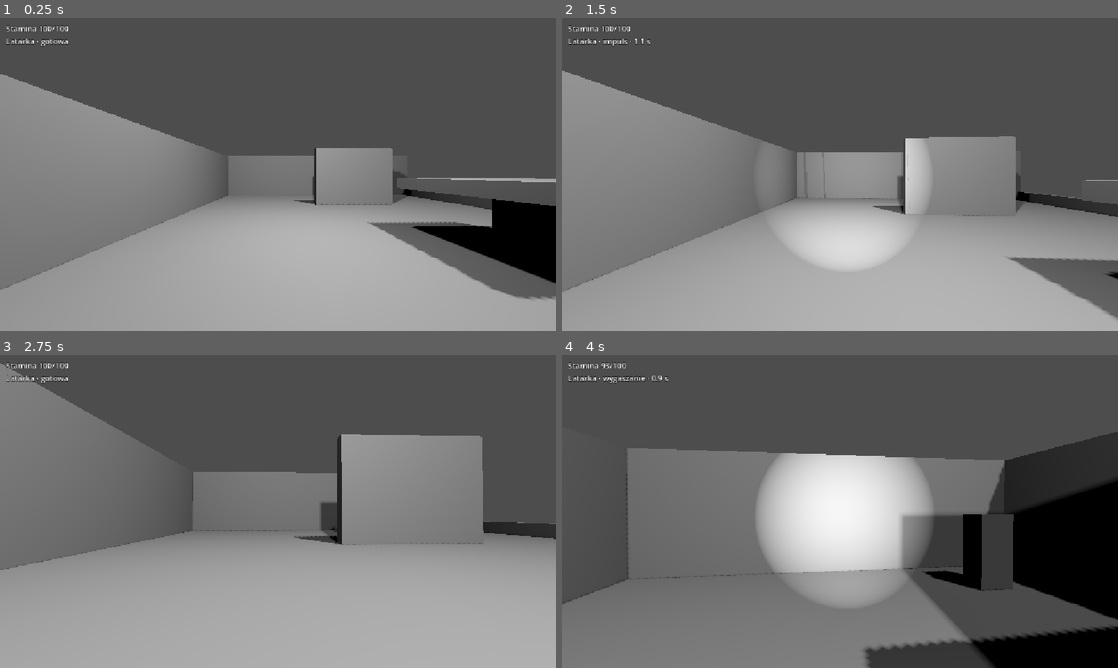
Above: before the commit, frames 1-4 (two rows, left to right).
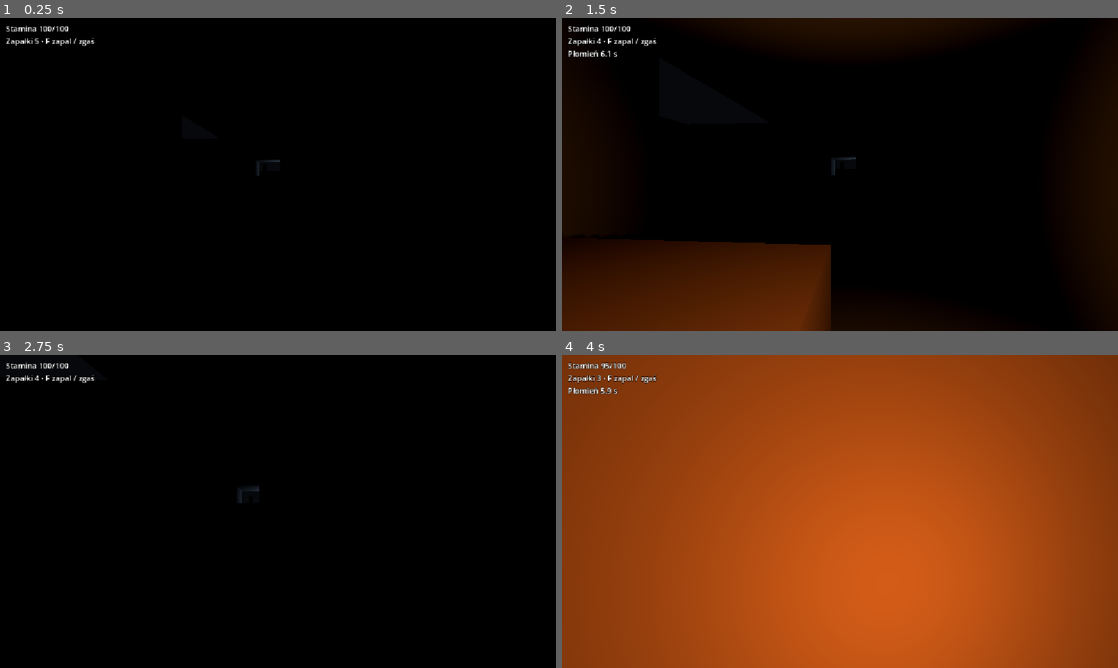
Above: after the commit, the same moments.

Repository: dawidseipold/blind-step
Game: Godot game, scene res://light_course.tscn
Two runs of this game, one before a commit and one after it. Both use one fixed random seed, a clock stepped at 60 frames per second and the inputs below. Before the commit the project starts from res://bench.tscn.
Inputs (mouse positions are in pixels of both pictures, inside the frame that each line leads up to):
- Up to frame 1 (0.25 s): no input
- Up to frame 2 (1.5 s): tap Enter at 0.5 s; move the mouse to (867, 174) at 0.52 s; hold F (flashlight) 0.53-1.28 s; hold W (walk_forward) from 0.53 s (still down); click (867, 174) at 0.67 s; tap R (replace_cell, bound only after the commit) at 0.8, 1.35 s; move the mouse to (812, 174) at 1.27 s; click (812, 174) at 1.42 s
- Up to frame 3 (2.75 s): keep holding W (walk_forward); tap F (flashlight) at 1.55 s; move the mouse to (289, 505) at 2.02 s; hold Ctrl (crouch) from 2.03 s (still down); click (289, 505) at 2.17 s; tap R (replace_cell, bound only after the commit) at 2.3 s
- Up to frame 4 (4 s): keep holding W (walk_forward); move the mouse to (834, 517) at 2.77 s; release Ctrl (crouch) at 2.78 s; tap F (flashlight) at 2.85 s; click (834, 517) at 2.92 s; move the mouse to (878, 514) at 3.52 s; hold Shift (sprint) from 3.53 s (still down); click (878, 514) at 3.67 s; tap R (replace_cell, bound only after the commit) at 3.8 s

The runs differ from the first frame. In frame 1, 97% of the frame differs, in the area x 0-100%, y 0-100%; in frame 2, 100%; in frame 3, 100%; in frame 4, 100%.

Commit message:
Dodaj korytarz, zapałki, wymienne ogniwa i pamięć oświetlonych powierzchni

Diff:
--- a/game/blind-step/bench_readout.gd
+++ b/game/blind-step/bench_readout.gd
@@ -12,11 +12,12 @@
 			lines.append("Ślizg")
 		if player.reserve_wait:
 			lines.append("Rezerwa · dłuższy odpoczynek")
-		if lamp.remaining > 0.0:
-			var phase := "impuls" if lamp.remaining > lamp.fade_seconds else "wygaszanie"
-			lines.append("Latarka · %s · %.1f s" % [phase, lamp.remaining])
+		if lamp.has_torch:
+			lines.append("Latarka %d%% · zapas %d · F światło / R bateria" % [ceili(100.0 * lamp.charge / lamp.cell_seconds), lamp.spare_cells])
 		else:
-			lines.append("Latarka · gotowa")
+			lines.append("Zapałki %d · F zapal / zgaś" % lamp.matches)
+			if lamp.burn_left > 0.0:
+				lines.append("Płomień %.1f s" % lamp.burn_left)
 		text = "\n".join(lines)
 
 func _unhandled_key_input(event: InputEvent) -> void:
--- a/game/blind-step/flashlight.gd
+++ b/game/blind-step/flashlight.gd
@@ -1,25 +1,44 @@
 extends SpotLight3D
 
-@export_range(0.1, 5.0, 0.1) var hold_seconds := 1.0
-@export_range(0.1, 5.0, 0.1) var fade_seconds := 1.0
-
-@onready var peak_energy := light_energy
-var remaining := 0.0
+@export_range(1, 20) var matches := 5
+@export_range(1.0, 30.0) var burn_seconds := 7.0
+@export_range(1.0, 120.0) var cell_seconds := 25.0
+@export_range(0, 10) var spare_cells := 2
+@onready var charge := cell_seconds
+@onready var flame: OmniLight3D = $Match
+var burn_left := 0.0
+var has_torch := false
 
 func _ready() -> void:
-	hide()
-	set_process(false)
+	light_energy = 0.0
+	flame.hide()
+
+func equip_torch() -> void:
+	if not has_torch:
+		burn_left = 0.0
+		flame.hide()
+		has_torch = true
 
 func _unhandled_input(event: InputEvent) -> void:
-	if event.is_action_pressed("flashlight") and remaining <= 0.0:
-		remaining = hold_seconds + fade_seconds
-		light_energy = peak_energy
-		show()
-		set_process(true)
+	if event.is_action_pressed("flashlight"):
+		if has_torch:
+			light_energy = 4.0 if light_energy == 0.0 and charge > 0.0 else 0.0
+		elif burn_left > 0.0:
+			burn_left = 0.0
+			flame.hide()
+		elif matches > 0:
+			matches -= 1
+			burn_left = burn_seconds
+			flame.show()
+	elif event.is_action_pressed("replace_cell") and has_torch and spare_cells > 0 and charge < cell_seconds:
+		spare_cells -= 1
+		charge = cell_seconds
 
-func _process(delta: float) -> void:
-	remaining = maxf(0.0, remaining - delta)
-	light_energy = peak_energy * smoothstep(0.0, fade_seconds, remaining)
-	if remaining <= 0.0:
-		hide()
-		set_process(false)
+func _physics_process(delta: float) -> void:
+	if burn_left > 0.0:
+		burn_left = maxf(0.0, burn_left - delta)
+		flame.visible = burn_left > 0.0
+	elif light_energy > 0.0:
+		charge = maxf(0.0, charge - delta)
+		if charge <= 0.0:
+			light_energy = 0.0
--- /dev/null
+++ b/game/blind-step/light_course.gd
@@ -0,0 +1,117 @@
+extends Node3D
+
+const Player = preload("res://player.gd")
+const Lamp = preload("res://flashlight.gd")
+const ATLAS_WIDTH := 128
+const SPACING := 0.45
+const SAMPLE_INTERVAL := 0.1
+@onready var player: Player = $PlayerSpawn/Player
+@onready var lamp: Lamp = player.get_node("Camera3D/Flashlight")
+var points := PackedVector3Array()
+var normals := PackedVector3Array()
+var colors := PackedColorArray()
+var coordinates := PackedVector2Array()
+var triangles := PackedInt32Array()
+var exposure: Image
+var exposure_texture: ImageTexture
+var material := ShaderMaterial.new()
+var elapsed := 0.0
+var until_sample := 0.0
+var previous_source := 0
+
+func _ready() -> void:
+	# Authored box colliders also define the surfaces used by the light-memory pass.
+	for child in $Geometry.get_children():
+		var collider := child as CollisionShape3D
+		var size := (collider.shape as BoxShape3D).size
+		for axis in [Vector3.RIGHT, Vector3.UP, Vector3.BACK]:
+			build_face(collider.position, size, axis, collider.name)
+			build_face(collider.position, size, -axis, collider.name)
+	var arrays := []
+	arrays.resize(Mesh.ARRAY_MAX)
+	arrays[Mesh.ARRAY_VERTEX] = points
+	arrays[Mesh.ARRAY_NORMAL] = normals
+	arrays[Mesh.ARRAY_COLOR] = colors
+	arrays[Mesh.ARRAY_TEX_UV2] = coordinates
+	arrays[Mesh.ARRAY_INDEX] = triangles
+	var mesh := ArrayMesh.new()
+	mesh.add_surface_from_arrays(Mesh.PRIMITIVE_TRIANGLES, arrays)
+	exposure = Image.create_empty(ATLAS_WIDTH, ceili(float(points.size()) / ATLAS_WIDTH), false, Image.FORMAT_RGBAF)
+	exposure.fill(Color(0, 0, 0, 0))
+	exposure_texture = ImageTexture.create_from_image(exposure)
+	material.shader = preload("res://surface_memory.gdshader")
+	material.set_shader_parameter("exposure_map", exposure_texture)
+	$Surfaces.mesh = mesh
+	$Surfaces.material_override = material
+
+func build_face(center: Vector3, size: Vector3, normal: Vector3, object_name: String) -> void:
+	var u := Vector3.RIGHT if normal.x == 0 else Vector3.BACK
+	var v := u.cross(normal)
+	var width := size.dot(u.abs())
+	var height := size.dot(v.abs())
+	var nx := maxi(1, ceili(width / SPACING))
+	var ny := maxi(1, ceili(height / SPACING))
+	var origin := center + normal * size.dot(normal.abs()) * 0.5 - (u * width + v * height) * 0.5
+	var tint := Color(0.37, 0.39, 0.40)
+	if object_name.contains("Floor"):
+		tint = Color(0.23, 0.25, 0.26)
+	elif object_name.begins_with("Crate") or object_name.begins_with("Shelf"):
+		tint = Color(0.42, 0.31, 0.21)
+	for y in range(ny + 1):
+		for x in range(nx + 1):
+			var i := points.size()
+			points.append(origin + u * width * x / nx + v * height * y / ny)
+			normals.append(normal)
+			colors.append(tint)
+			coordinates.append(Vector2(i % ATLAS_WIDTH, floori(float(i) / ATLAS_WIDTH)))
+			if x < nx and y < ny:
+				triangles.append_array(PackedInt32Array([i, i+1, i+nx+1, i+1, i+nx+2, i+nx+1]))
+
+func _physics_process(delta: float) -> void:
+	elapsed += delta
+	material.set_shader_parameter("clock_seconds", elapsed)
+	if player.global_position.z < -19.5:
+		lamp.equip_torch()
+	var source := 0
+	if lamp.burn_left > 0.0:
+		source = 1
+	elif lamp.light_energy > 0.0:
+		source = 2
+	until_sample -= delta
+	if source != 0 and (source != previous_source or until_sample <= 0.0):
+		record_light(source == 2)
+		until_sample = SAMPLE_INTERVAL
+	previous_source = source
+
+func record_light(torch: bool) -> void:
+	var light_position := lamp.global_position
+	var forward := -lamp.global_basis.z
+	var reach := lamp.spot_range if torch else lamp.flame.omni_range
+	var cutoff := cos(deg_to_rad(lamp.spot_angle))
+	var space := get_world_3d().direct_space_state
+	var query := PhysicsRayQueryParameters3D.new()
+	query.from = light_position
+	query.exclude = [player.get_rid()]
+	for i in range(points.size()):
+		var offset := points[i] - light_position
+		if offset.length_squared() > reach * reach or normals[i].dot(offset) >= 0.0:
+			continue
+		if torch and forward.dot(offset.normalized()) < cutoff:
+			continue
+		query.to = points[i] + normals[i] * 0.015
+		if not space.intersect_ray(query).is_empty():
+			continue
+		var x := i % ATLAS_WIDTH
+		var y := floori(float(i) / ATLAS_WIDTH)
+		var stamp := exposure.get_pixel(x, y)
+		var strength := 1.0 - smoothstep(reach * 0.35, reach, offset.length())
+		if torch:
+			strength *= smoothstep(cutoff, minf(1.0, cutoff + 0.035), forward.dot(offset.normalized()))
+			if strength >= stamp.a * clampf((stamp.g - elapsed) / 3.5, 0.0, 1.0):
+				stamp.g = elapsed + 3.5
+				stamp.a = strength
+		elif strength >= stamp.b * clampf((stamp.r - elapsed) / 1.8, 0.0, 1.0):
+			stamp.r = elapsed + 1.8
+			stamp.b = strength
+		exposure.set_pixel(x, y, stamp)
+	exposure_texture.update(exposure)
--- /dev/null
+++ b/game/blind-step/light_course.tscn
@@ -0,0 +1,234 @@
+[gd_scene format=3]
+
+[ext_resource type="Script" path="res://light_course.gd" id="Course"]
+[ext_resource type="PackedScene" path="res://player.tscn" id="Player"]
+[ext_resource type="Script" path="res://bench_readout.gd" id="Readout"]
+
+[sub_resource type="Environment" id="Night"]
+background_mode = 1
+background_color = Color(0.025, 0.032, 0.042, 1)
+ambient_light_source = 2
+ambient_light_color = Color(0.15, 0.18, 0.22, 1)
+ambient_light_energy = 0.13
+reflected_light_source = 1
+
+[sub_resource type="BoxShape3D" id="HallFloor"]
+size = Vector3(5, 0.4, 28)
+
+[sub_resource type="BoxShape3D" id="Ceiling"]
+size = Vector3(5, 0.3, 28)
+
+[sub_resource type="BoxShape3D" id="StartWall"]
+size = Vector3(5, 3.2, 0.3)
+
+[sub_resource type="BoxShape3D" id="WestNear"]
+size = Vector3(0.3, 3.2, 8)
+
+[sub_resource type="BoxShape3D" id="WestFar"]
+size = Vector3(0.3, 3.2, 16)
+
+[sub_resource type="BoxShape3D" id="WestNookFloor"]
+size = Vector3(3, 0.4, 4)
+
+[sub_resource type="BoxShape3D" id="WestNookBack"]
+size = Vector3(0.3, 3.2, 4)
+
+[sub_resource type="BoxShape3D" id="WestNookA"]
+size = Vector3(3, 3.2, 0.3)
+
+[sub_resource type="BoxShape3D" id="WestNookB"]
+size = Vector3(3, 3.2, 0.3)
+
+[sub_resource type="BoxShape3D" id="EastNear"]
+size = Vector3(0.3, 3.2, 17)
+
+[sub_resource type="BoxShape3D" id="EastFar"]
+size = Vector3(0.3, 3.2, 8)
+
+[sub_resource type="BoxShape3D" id="EastNookFloor"]
+size = Vector3(3, 0.4, 3)
+
+[sub_resource type="BoxShape3D" id="EastNookBack"]
+size = Vector3(0.3, 3.2, 3)
+
+[sub_resource type="BoxShape3D" id="EastNookA"]
+size = Vector3(3, 3.2, 0.3)
+
+[sub_resource type="BoxShape3D" id="EastNookB"]
+size = Vector3(3, 3.2, 0.3)
+
+[sub_resource type="BoxShape3D" id="CrateNear"]
+size = Vector3(2.4, 1.1, 1.1)
+
+[sub_resource type="BoxShape3D" id="ShelfTurn"]
+size = Vector3(2.3, 2.5, 0.85)
+
+[sub_resource type="BoxShape3D" id="CrateDeep"]
+size = Vector3(2.7, 1.5, 1.3)
+
+[sub_resource type="BoxShape3D" id="ShelfLintel"]
+size = Vector3(1.7, 1.1, 1.4)
+
+[sub_resource type="BoxShape3D" id="YardFloor"]
+size = Vector3(15, 0.4, 16)
+
+[sub_resource type="BoxShape3D" id="PalePost"]
+size = Vector3(0.5, 3.2, 0.5)
+
+[sub_resource type="BoxShape3D" id="CrateOuter"]
+size = Vector3(2, 1.2, 2)
+
+[sub_resource type="BoxShape3D" id="FenceEnd"]
+size = Vector3(15, 2.4, 0.25)
+
+[sub_resource type="BoxShape3D" id="FenceL"]
+size = Vector3(0.25, 2.4, 16)
+
+[sub_resource type="BoxShape3D" id="FenceR"]
+size = Vector3(0.25, 2.4, 16)
+
+[sub_resource type="BoxShape3D" id="FenceEntranceL"]
+size = Vector3(5, 2.4, 0.25)
+
+[sub_resource type="BoxShape3D" id="FenceEntranceR"]
+size = Vector3(5, 2.4, 0.25)
+
+[node name="LightCourse" type="Node3D"]
+script = ExtResource("Course")
+
+[node name="Environment" type="WorldEnvironment" parent="."]
+environment = SubResource("Night")
+
+[node name="ExitLight" type="OmniLight3D" parent="."]
+position = Vector3(0, 2.3, -20.5)
+light_color = Color(0.63, 0.73, 0.86, 1)
+light_energy = 0.6
+omni_range = 5.0
+shadow_enabled = true
+
+[node name="Geometry" type="StaticBody3D" parent="."]
+
+[node name="HallFloor" type="CollisionShape3D" parent="Geometry"]
+position = Vector3(0, -0.2, -6)
+shape = SubResource("HallFloor")
+
+[node name="Ceiling" type="CollisionShape3D" parent="Geometry"]
+position = Vector3(0, 3.3, -6)
+shape = SubResource("Ceiling")
+
+[node name="StartWall" type="CollisionShape3D" parent="Geometry"]
+position = Vector3(0, 1.6, 8)
+shape = SubResource("StartWall")
+
+[node name="WestNear" type="CollisionShape3D" parent="Geometry"]
+position = Vector3(-2.5, 1.6, 4)
+shape = SubResource("WestNear")
+
+[node name="WestFar" type="CollisionShape3D" parent="Geometry"]
+position = Vector3(-2.5, 1.6, -12)
+shape = SubResource("WestFar")
+
+[node name="WestNookFloor" type="CollisionShape3D" parent="Geometry"]
+position = Vector3(-4, -0.2, -2)
+shape = SubResource("WestNookFloor")
+
+[node name="WestNookBack" type="CollisionShape3D" parent="Geometry"]
+position = Vector3(-5.5, 1.6, -2)
+shape = SubResource("WestNookBack")
+
+[node name="WestNookA" type="CollisionShape3D" parent="Geometry"]
+position = Vector3(-4, 1.6, 0)
+shape = SubResource("WestNookA")
+
+[node name="WestNookB" type="CollisionShape3D" parent="Geometry"]
+position = Vector3(-4, 1.6, -4)
+shape = SubResource("WestNookB")
+
+[node name="EastNear" type="CollisionShape3D" parent="Geometry"]
+position = Vector3(2.5, 1.6, -0.5)
+shape = SubResource("EastNear")
+
+[node name="EastFar" type="CollisionShape3D" parent="Geometry"]
+position = Vector3(2.5, 1.6, -16)
+shape = SubResource("EastFar")
+
+[node name="EastNookFloor" type="CollisionShape3D" parent="Geometry"]
+position = Vector3(4, -0.2, -10.5)
+shape = SubResource("EastNookFloor")
+
+[node name="EastNookBack" type="CollisionShape3D" parent="Geometry"]
+position = Vector3(5.5, 1.6, -10.5)
+shape = SubResource("EastNookBack")
+
+[node name="EastNookA" type="CollisionShape3D" parent="Geometry"]
+position = Vector3(4, 1.6, -9)
+shape = SubResource("EastNookA")
+
+[node name="EastNookB" type="CollisionShape3D" parent="Geometry"]
+position = Vector3(4, 1.6, -12)
+shape = SubResource("EastNookB")
+
+[node name="CrateNear" type="CollisionShape3D" parent="Geometry"]
+position = Vector3(-1.25, 0.55, 1.5)
+shape = SubResource("CrateNear")
+
+[node name="ShelfTurn" type="CollisionShape3D" parent="Geometry"]
+position = Vector3(1.25, 1.25, -5)
+shape = SubResource("ShelfTurn")
+
+[node name="CrateDeep" type="CollisionShape3D" parent="Geometry"]
+position = Vector3(-1, 0.75, -12.8)
+shape = SubResource("CrateDeep")
+
+[node name="ShelfLintel" type="CollisionShape3D" parent="Geometry"]
+position = Vector3(1.5, 1.75, -15)
+shape = SubResource("ShelfLintel")
+
+[node name="YardFloor" type="CollisionShape3D" parent="Geometry"]
+position = Vector3(0, -0.2, -28)
+shape = SubResource("YardFloor")
+
+[node name="PalePost" type="CollisionShape3D" parent="Geometry"]
+position = Vector3(-2, 1.6, -26)
+shape = SubResource("PalePost")
+
+[node name="CrateOuter" type="CollisionShape3D" parent="Geometry"]
+position = Vector3(2, 0.6, -29)
+shape = SubResource("CrateOuter")
+
+[node name="FenceEnd" type="CollisionShape3D" parent="Geometry"]
+position = Vector3(0, 1.2, -36)
+shape = SubResource("FenceEnd")
+
+[node name="FenceL" type="CollisionShape3D" parent="Geometry"]
+position = Vector3(-7.5, 1.2, -28)
+shape = SubResource("FenceL")
+
+[node name="FenceR" type="CollisionShape3D" parent="Geometry"]
+position = Vector3(7.5, 1.2, -28)
+shape = SubResource("FenceR")
+
+[node name="FenceEntranceL" type="CollisionShape3D" parent="Geometry"]
+position = Vector3(-5, 1.2, -20)
+shape = SubResource("FenceEntranceL")
+
+[node name="FenceEntranceR" type="CollisionShape3D" parent="Geometry"]
+position = Vector3(5, 1.2, -20)
+shape = SubResource("FenceEntranceR")
+
+[node name="Surfaces" type="MeshInstance3D" parent="."]
+
+[node name="PlayerSpawn" type="Marker3D" parent="."]
+position = Vector3(0, 0.05, 5)
+
+[node name="Player" parent="PlayerSpawn" instance=ExtResource("Player")]
+
+[node name="Diagnostics" type="CanvasLayer" parent="."]
+
+[node name="Stamina" type="Label" parent="Diagnostics" node_paths=PackedStringArray("player")]
+offset_left = 12.0
+offset_top = 10.0
+mouse_filter = 2
+theme_override_constants/outline_size = 4
+script = ExtResource("Readout")
+player = NodePath("../../PlayerSpawn/Player")
--- a/game/blind-step/player.tscn
+++ b/game/blind-step/player.tscn
@@ -26,3 +26,9 @@
 spot_angle = 24.0
 shadow_enabled = true
 script = ExtResource("Flashlight")
+
+[node name="Match" type="OmniLight3D" parent="Camera3D/Flashlight"]
+light_color = Color(1, 0.57, 0.24, 1)
+light_energy = 1.3
+omni_range = 3.6
+shadow_enabled = true
--- a/game/blind-step/project.godot
+++ b/game/blind-step/project.godot
@@ -11,7 +11,7 @@
 [application]
 
 config/name="Blind Step"
-run/main_scene="res://bench.tscn"
+run/main_scene="res://light_course.tscn"
 config/features=PackedStringArray("4.7", "Forward Plus")
 config/icon="res://icon.svg"
 
@@ -21,6 +21,11 @@
 window/stretch/aspect="expand"
 
 [input]
+
+replace_cell={
+"deadzone": 0.2,
+"events": [Object(InputEventKey,"physical_keycode":82)]
+}
 
 flashlight={
 "deadzone": 0.2,
--- /dev/null
+++ b/game/blind-step/surface_memory.gdshader
@@ -0,0 +1,18 @@
+shader_type spatial;
+
+uniform sampler2D exposure_map : filter_nearest, repeat_disable;
+uniform float clock_seconds;
+varying float remembered;
+
+void vertex() {
+	vec4 expiry = texelFetch(exposure_map, ivec2(UV2), 0);
+	float match_trace = clamp((expiry.x - clock_seconds) / 1.8, 0.0, 1.0);
+	float torch_trace = clamp((expiry.y - clock_seconds) / 3.5, 0.0, 1.0);
+	remembered = max(match_trace * expiry.b * 0.13, torch_trace * expiry.a * 0.22);
+}
+
+void fragment() {
+	ALBEDO = COLOR.rgb;
+	ROUGHNESS = 0.95;
+	EMISSION = COLOR.rgb * vec3(0.65, 0.78, 1.0) * remembered;
+}
Not shown, added: game/blind-step/light_course.gd.uid
Not shown, added: game/blind-step/surface_memory.gdshader.uid
Not shown, changed: ASSETS.md
Not shown, changed: DESIGN.md
Not shown, changed: ROADMAP.md
Not shown, changed: docs/etapy.md
Not shown, changed: docs/latarka.md
Not shown, changed: sync-issues.ps1
